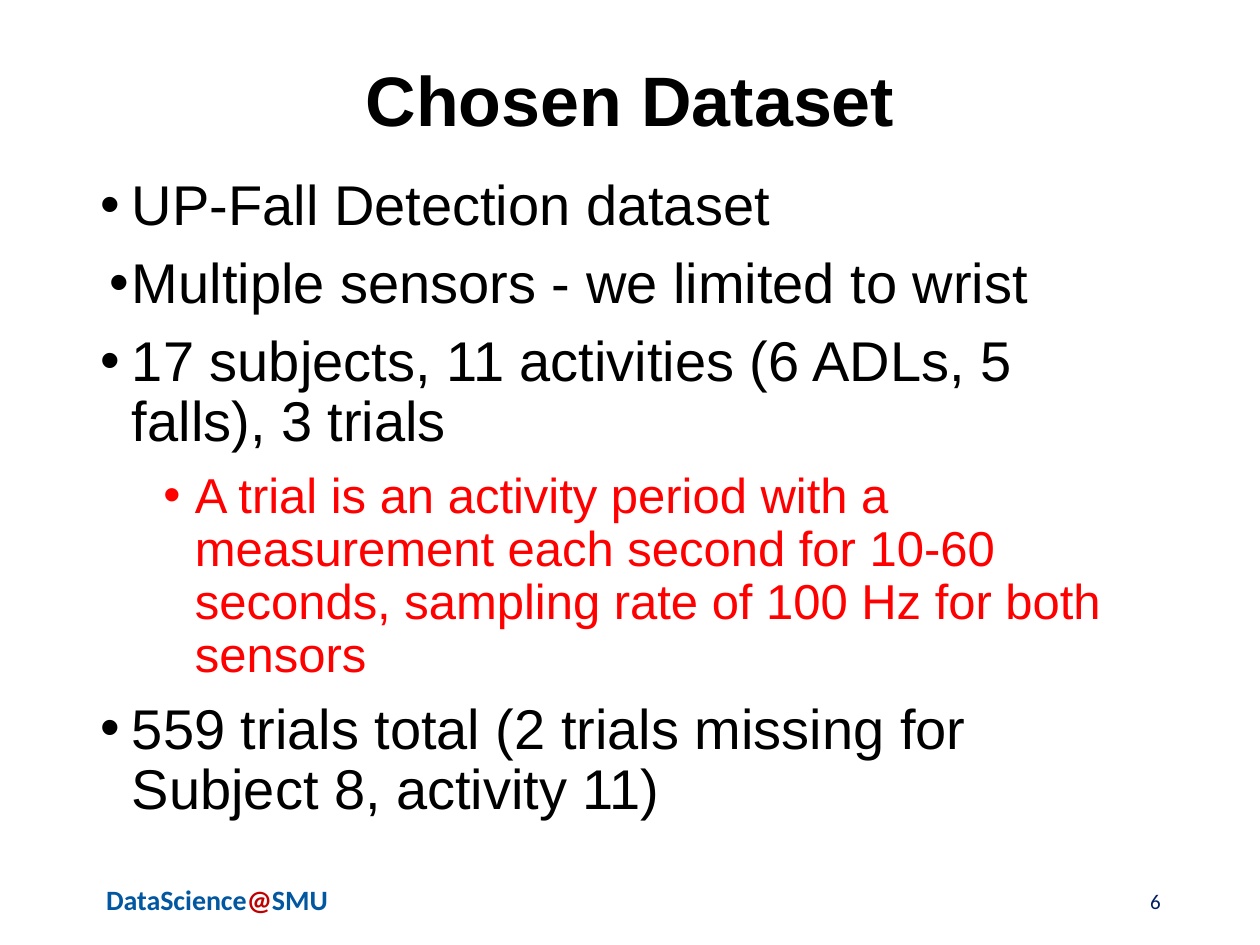
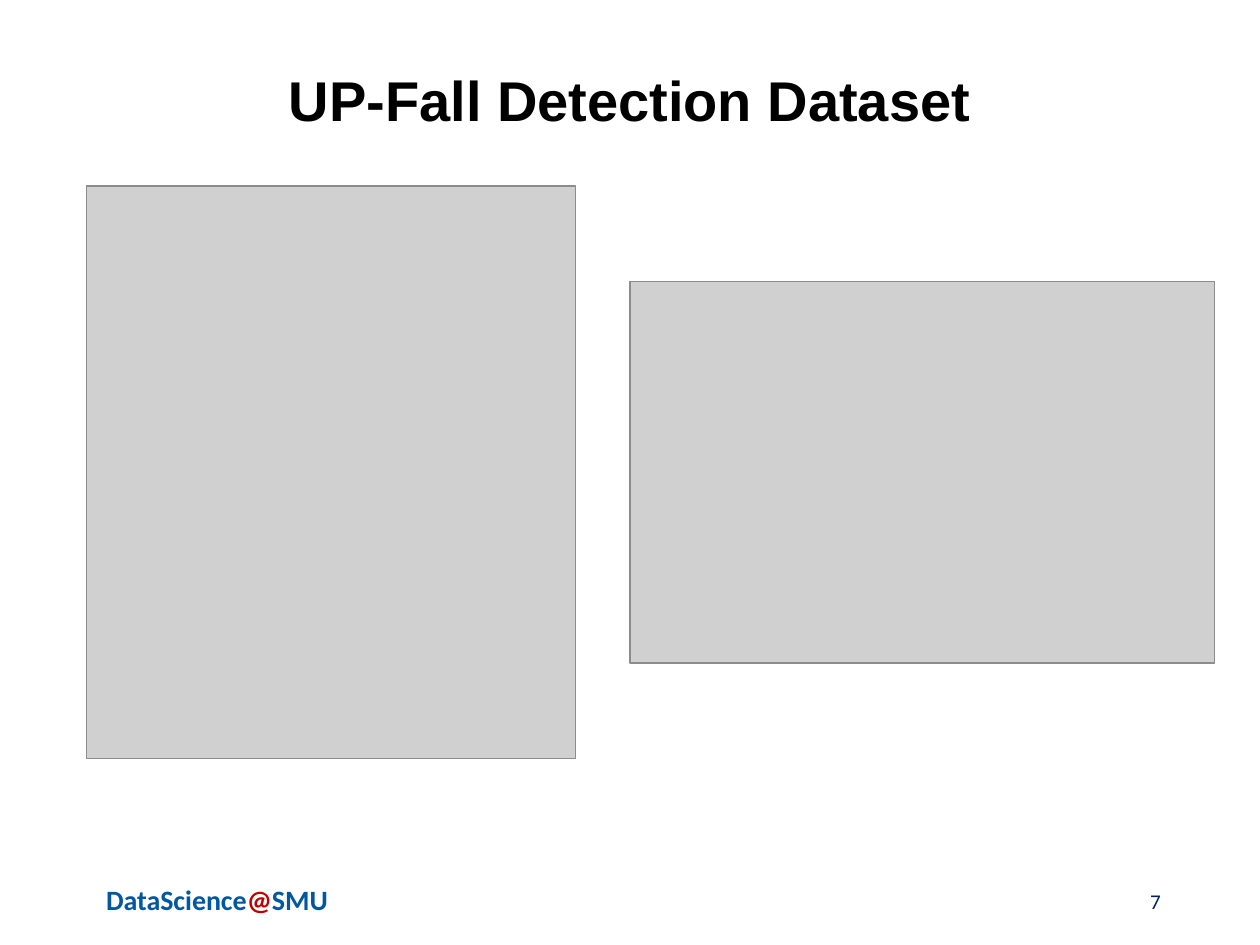
Before and after one commit to mjwolfe91/MSDS_Capstone_JC_AN_MW, a slide deck: slide 7 of Presentation/DraftThreePresentation_CaguioaNguyenWolfe.pptx (slide 6 before the commit). Drawn at 1260x945 pixels with LibreOffice and Linux fonts; fonts in the diff are those of the drawing; grey boxes stand for pictures; background and template pictures are left out. Boxes give left, top, right and bottom in pixels: in the first picture for what was removed or moved away, otherwise in the second. Text is boxed around its words. In the diff, an @@ line names an element or a change of style, - is before the commit and + after.

```diff
--- a/Presentation/DraftThreePresentation_CaguioaNguyenWolfe.pptx
+++ b/Presentation/DraftThreePresentation_CaguioaNguyenWolfe.pptx
@@ title at <box>289,80,970,122</box>: text changed; size 40 to 32 pt @@
-Chosen Dataset
+UP-Fall Detection Dataset
@@ picture added at <box>87,186,576,759</box> @@
@@ text removed at <box>132,184,1100,820</box> @@
-• UP-Fall Detection dataset
-• Multiple sensors - we limited to wrist
-• 17 subjects, 11 activities (6 ADLs, 5 falls), 3 trials
-  • A trial is an activity period with a measurement each second for 10-60 seconds, sampling rate of 100 Hz for both sensors
-• 559 trials total (2 trials missing for Subject 8, activity 11)
@@ picture added at <box>630,282,1215,664</box> @@
@@ page number at <box>1150,895,1161,909</box>: text changed @@
-6
+7
```
Also in this commit, not shown: 5 other slides changed, 2 slides added, 2 slides removed, 1 other file.
